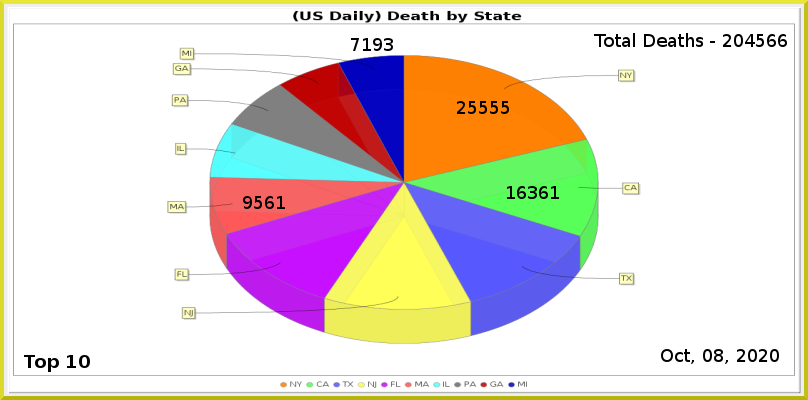
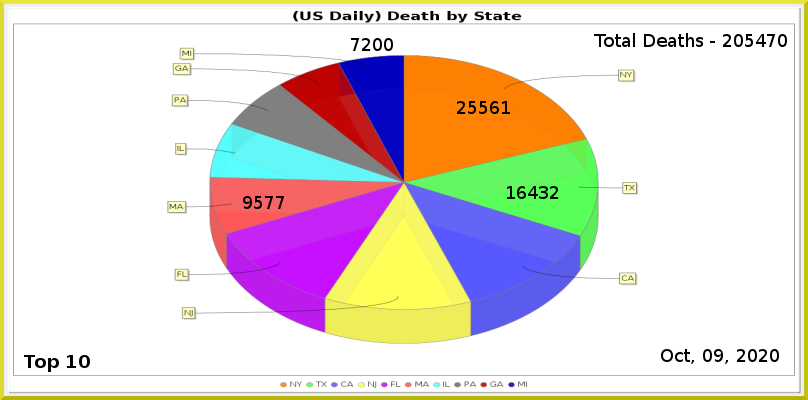
Layer changes from the first 808x400 image to the second:
painted on "Least" over (362, 38, 393, 51)
painted on "MA" over (265, 196, 285, 209)
painted on "CA" over (528, 186, 559, 199)
painted on "NY" over (490, 101, 510, 114)
renamed "Total Deaths - 204566" to "Total Deaths - 205470", painted on it over (745, 34, 787, 47)
painted on "Current Date" over (714, 349, 723, 362)
painted on "Death_by_State.png" over (167, 47, 641, 388)
